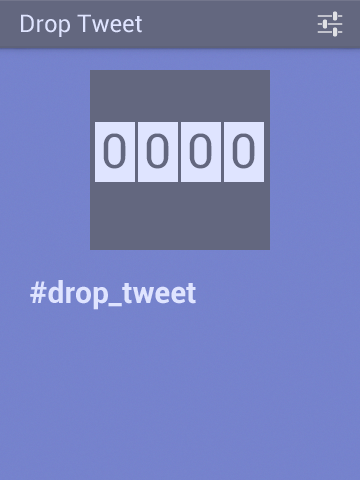
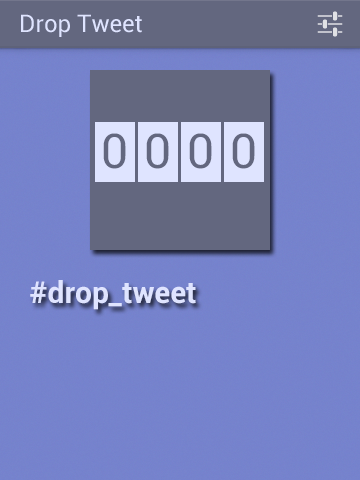
Layer changes from the first 360 × 480 image to the second:
pixels changed over [30, 70, 277, 317] (layer not identified)
